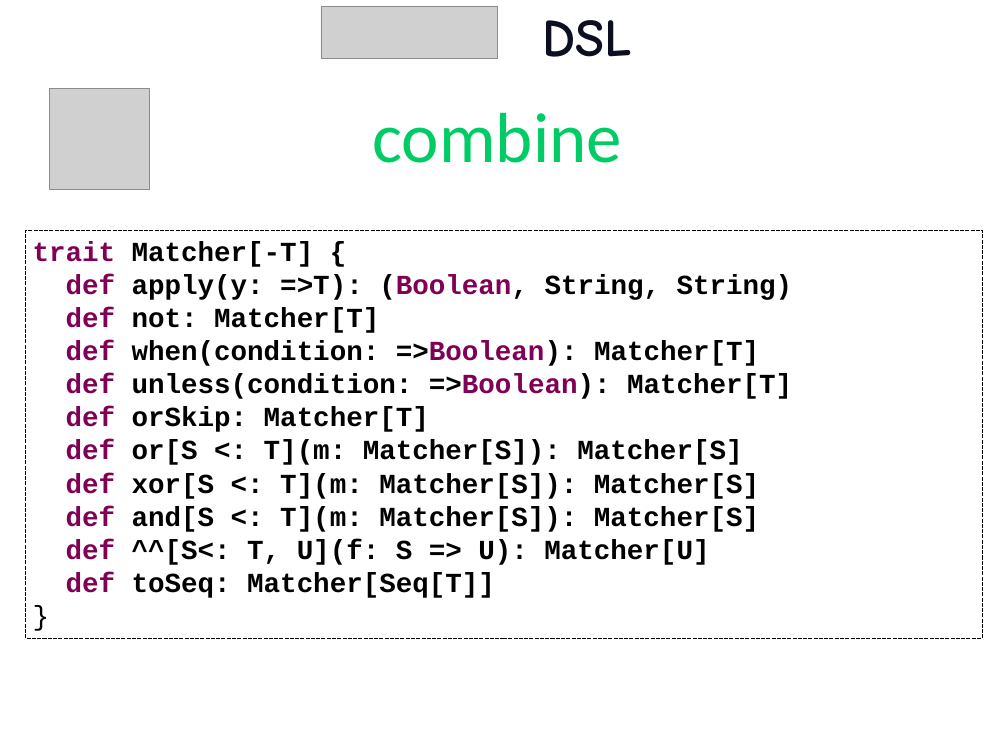
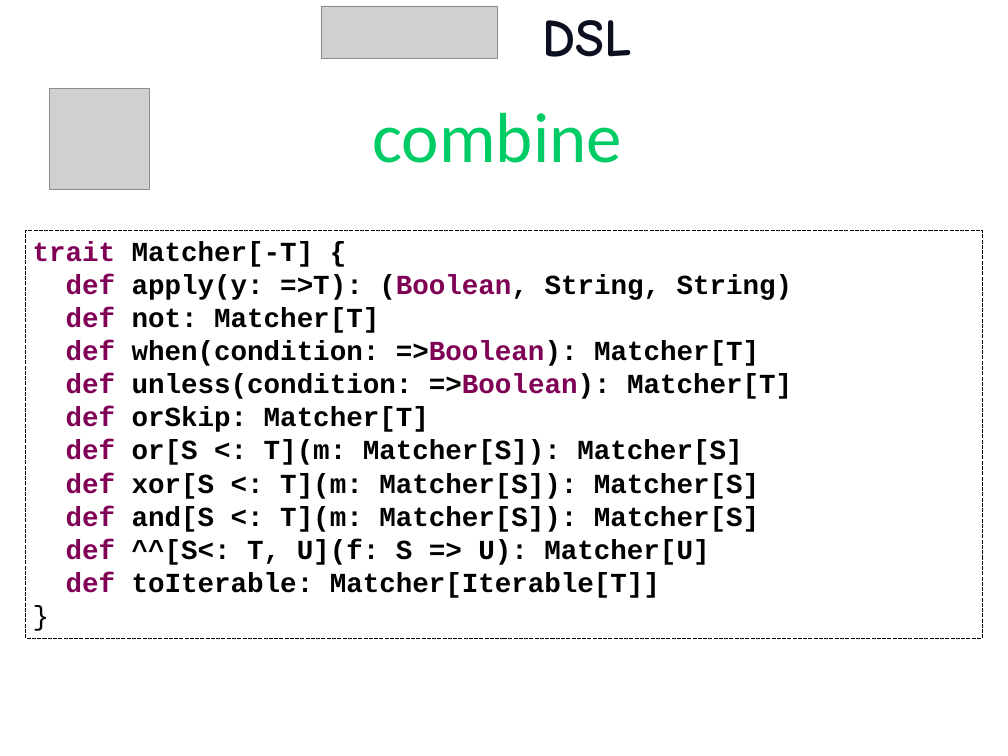
Before and after one commit to etorreborre/oscon-2010, a slide deck: slide 31 of src/main/resources/oscon_2010_specs.pptx (slide 30 before the commit). Drawn at 1008x756 pixels with LibreOffice and Linux fonts; fonts in the diff are those of the drawing; grey boxes stand for pictures; background and template pictures are left out. Boxes give left, top, right and bottom in pixels: in the first picture for what was removed or moved away, otherwise in the second. Text is boxed around its words. In the diff, an @@ line names an element or a change of style, - is before the commit and + after.

```diff
--- a/src/main/resources/oscon_2010_specs.pptx
+++ b/src/main/resources/oscon_2010_specs.pptx
@@ text in rectangle at box(66, 572, 660, 598): text changed @@
-def toSeq: Matcher[Seq[T]]
+def toIterable: Matcher[Iterable[T]]
```
Also in this commit, not shown: 8 other slides changed, 3 slides added.
